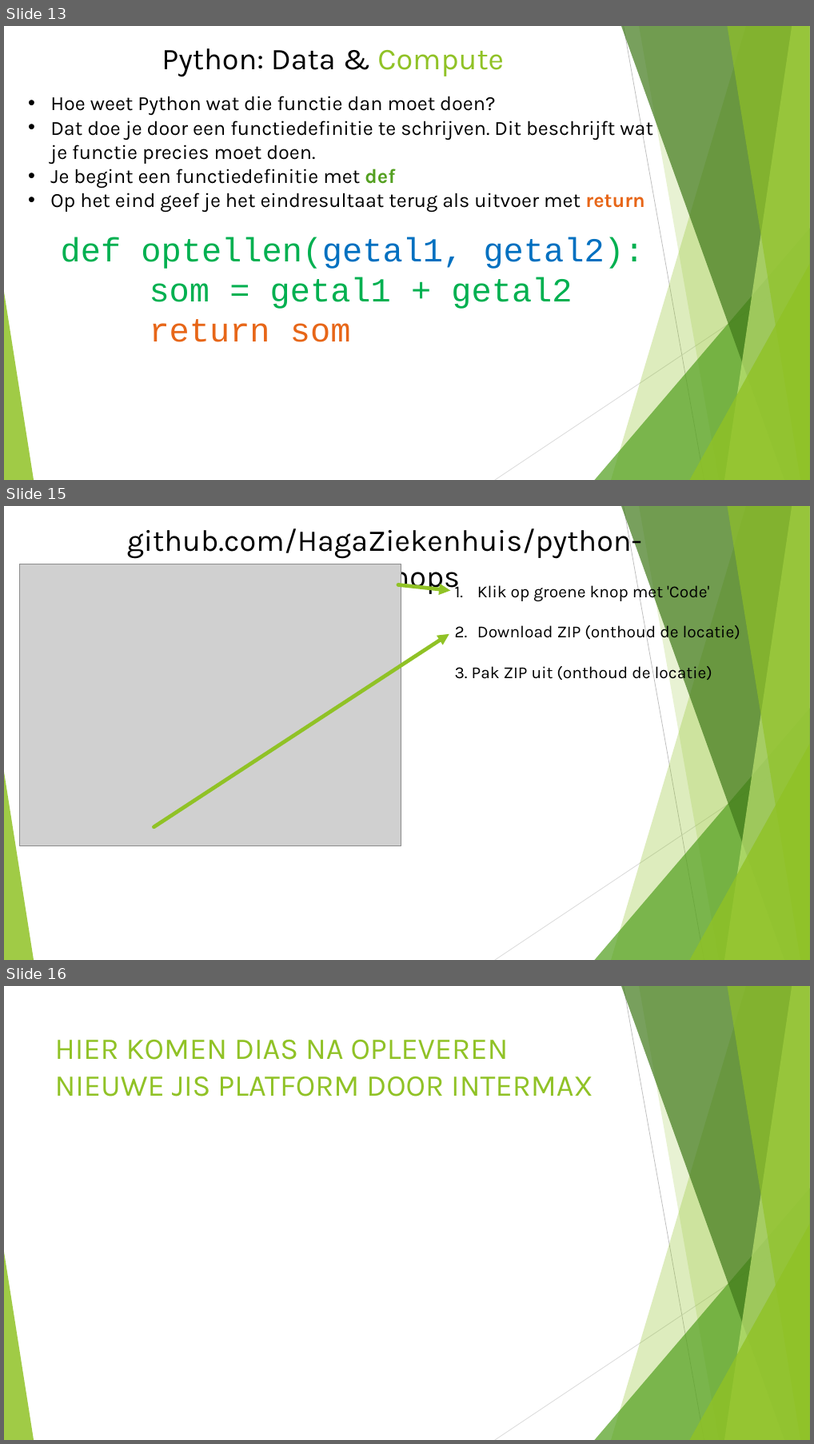
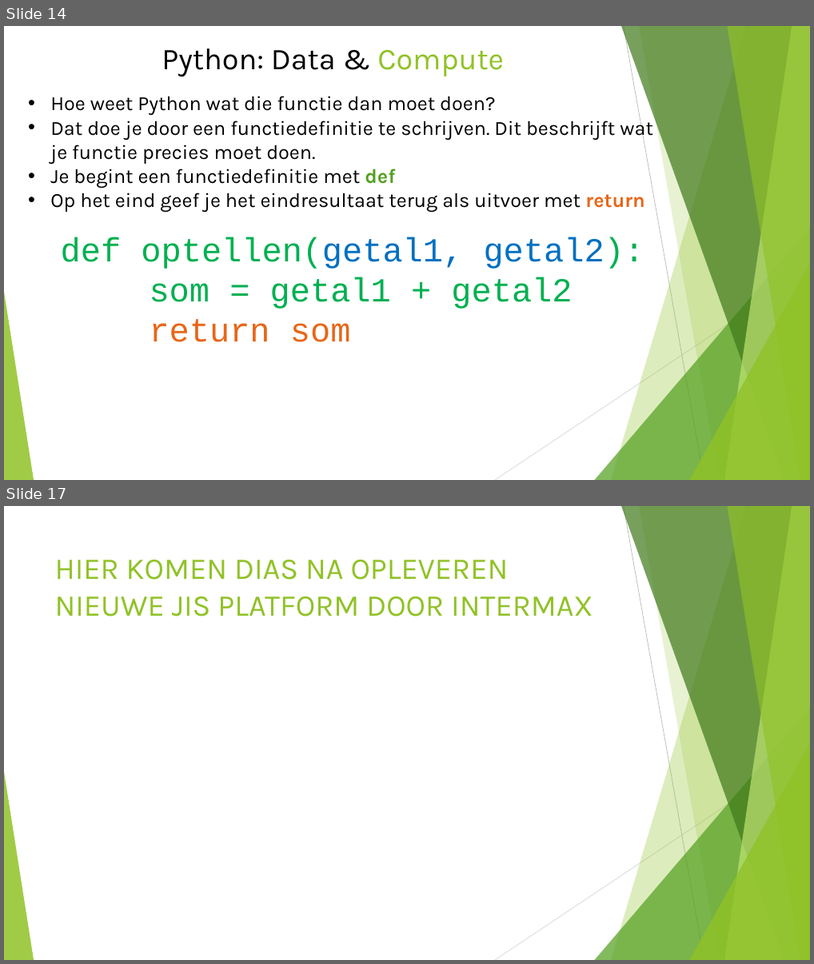
Before and after one commit to HagaZiekenhuis/python-workshops, a slide deck: Intro nieuw 11 09 23.pptx. Shown one above the other, each under a label of ours: slides 13, 15 and 16 before the commit, slides 14 and 17 after it; the slides between them are not shown. The pictures are 814x1444 and 814x964 pixels, drawn with LibreOffice and Linux fonts; fonts in the diff are those of the drawing; grey boxes stand for pictures. Boxes give left, top, right and bottom in pixels: in the first picture for what was removed or moved away, otherwise in the second. Text is boxed around its words. In the diff, an @@ line names an element or a change of style, - is before the commit and + after.

```diff
--- a/Intro nieuw 11 09 23.pptx
+++ b/Intro nieuw 11 09 23.pptx
@@ slide 15 removed at (4,506,810,960), background #FFFFFF; not listed: 10 template elements that a slide beside it also shows @@
@@ text removed at (127,524,642,595) @@
-github.com/HagaZiekenhuis/python-workshops
@@ picture removed at (20,564,401,846) @@
@@ arrow removed from (398, 584) to (451, 591) @@
@@ text removed at (455,582,741,683) @@
-1. Klik op groene knop met 'Code'
-2. Download ZIP (onthoud de locatie)
-3. Pak ZIP uit (onthoud de locatie)
@@ arrow removed from (154, 827) to (450, 634) @@
@@ what was slide 13 is now slide 14 @@
@@ what was slide 16 is now slide 17 @@
```
Also in this commit, not shown: 1 slide changed, 2 slides added.
